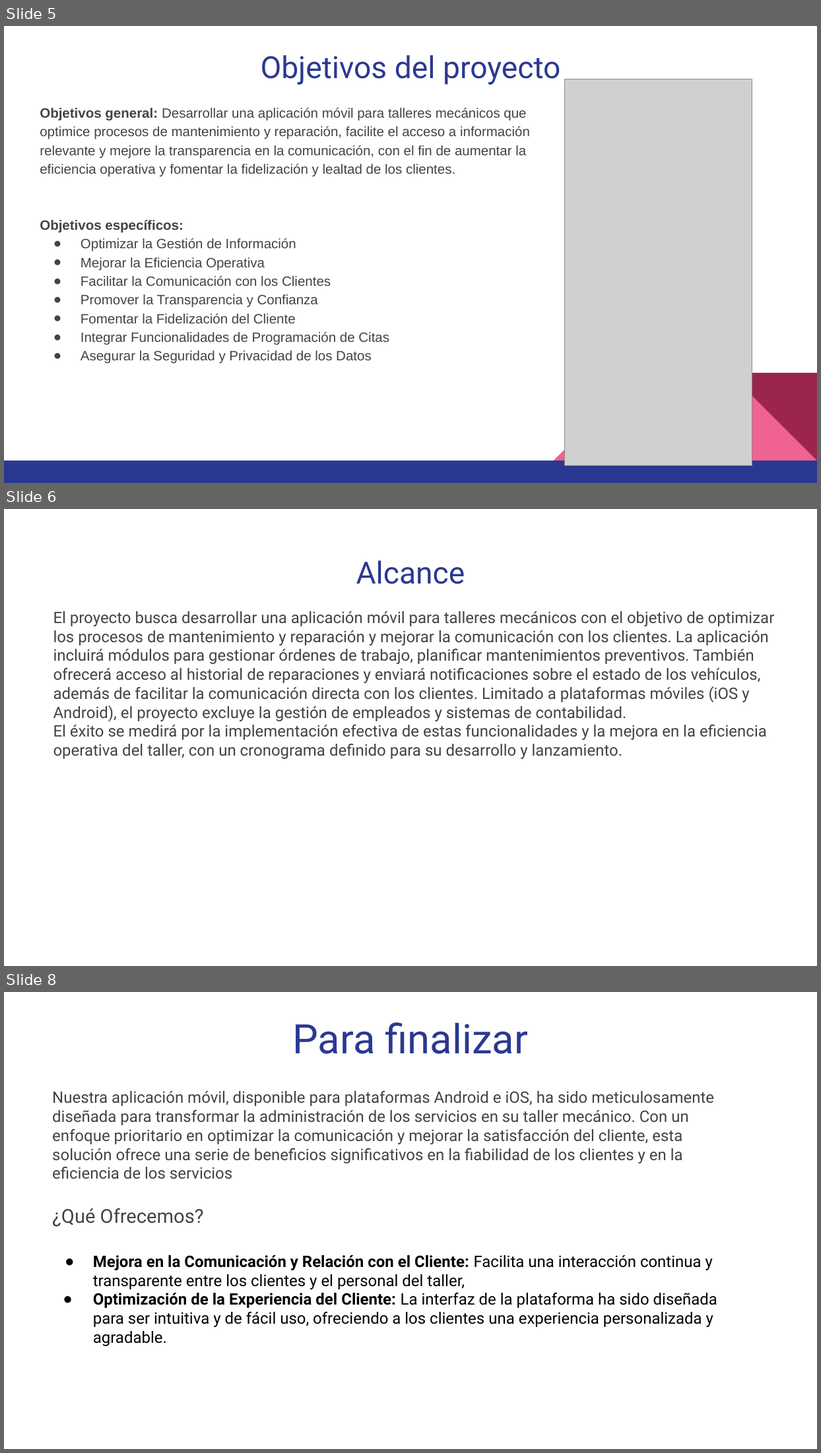
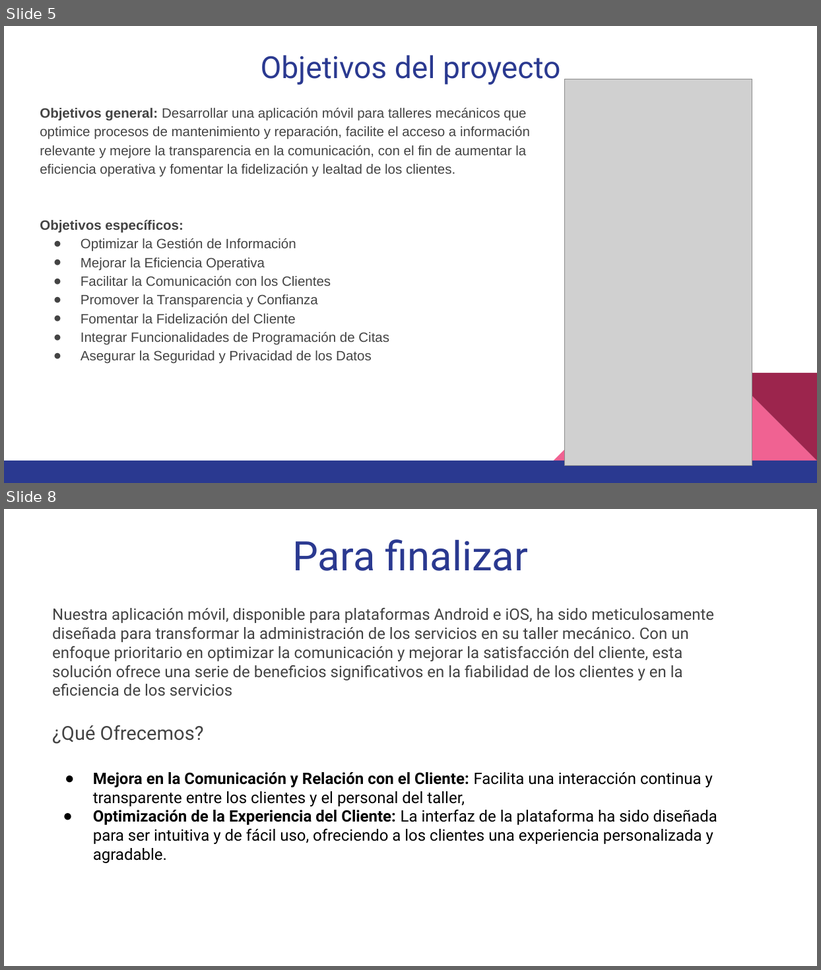
Before and after one commit to IgnacioToledoDev/2024_2_CO_CAPSTONE_003V_GRUPO_002, a slide deck: Fase 1/Evidencias Grupales/Presentacion idea de proyecto.pptx. Shown one above the other, each under a label of ours: slides 5, 6 and 8 before the commit, slides 5 and 8 after it; the slides between them are not shown. The pictures are 821x1453 and 821x970 pixels, drawn with LibreOffice and Linux fonts; fonts in the diff are those of the drawing; grey boxes stand for pictures. Boxes give left, top, right and bottom in pixels: in the first picture for what was removed or moved away, otherwise in the second. Text is boxed around its words. In the diff, an @@ line names an element or a change of style, - is before the commit and + after.

```diff
--- a/Fase 1/Evidencias Grupales/Presentacion idea de proyecto.pptx
+++ b/Fase 1/Evidencias Grupales/Presentacion idea de proyecto.pptx
@@ slide 6 removed at (4, 509, 817, 966), background #FFFFFF @@
@@ title removed at (356, 560, 465, 584) @@
-Alcance
@@ text removed at (54, 611, 775, 759) @@
-El proyecto busca desarrollar una aplicación móvil para talleres mecánicos con el objetivo de optimizar los procesos de mantenimiento y reparación y mejorar la comunicación con los clientes. La aplicación incluirá módulos para gestionar órdenes de trabajo, planificar mantenimientos preventivos. También ofrecerá acceso al historial de reparaciones y enviará notificaciones sobre el estado de los vehículos, además de facilitar la comunicación directa con los clientes. Limitado a plataformas móviles (iOS y Android), el proyecto excluye la gestión de empleados y sistemas de contabilidad.
-El éxito se medirá por la implementación efectiva de estas funcionalidades y la mejora en la eficiencia operativa del taller, con un cronograma definido para su desarrollo y lanzamiento.
```
Also in this commit, not shown: 1 slide changed, 1 slide added.
